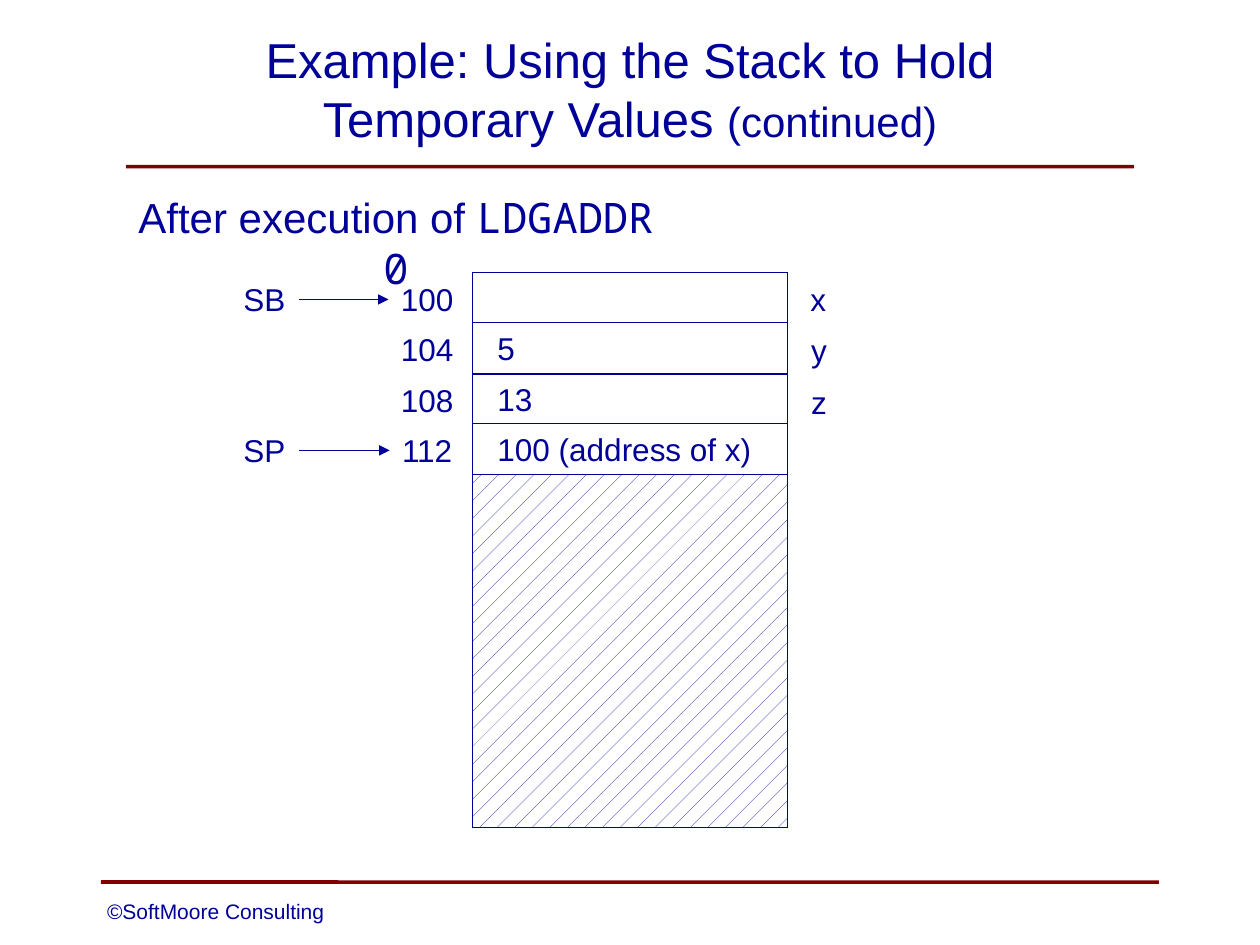
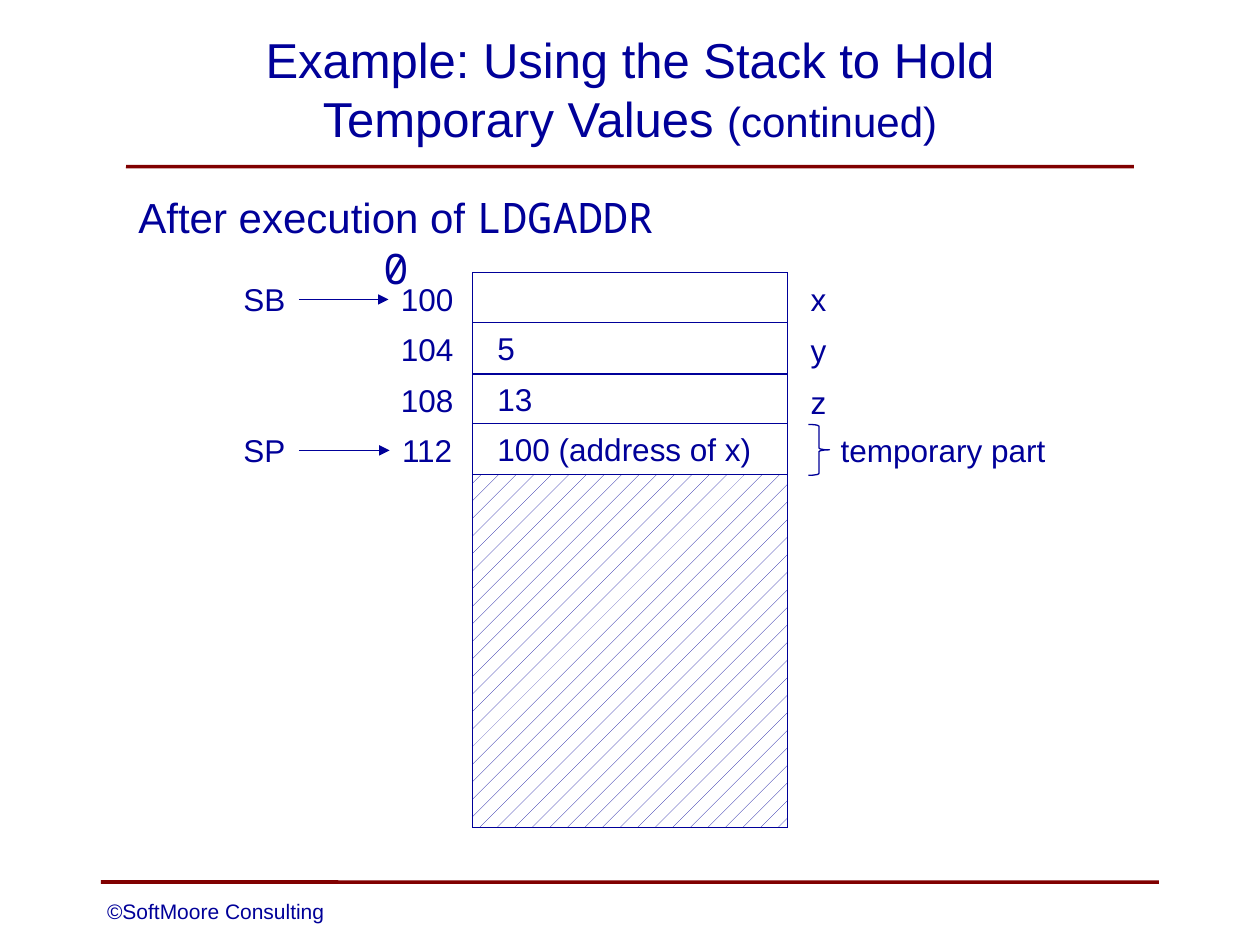
Before and after one commit to SoftMoore/CPRL, a slide deck: slide 19 of PowerPoint Slides/10 - CVM.pptx. Drawn at 1260x945 pixels with LibreOffice and Linux fonts; fonts in the diff are those of the drawing. Boxes give left, top, right and bottom in pixels: in the first picture for what was removed or moved away, otherwise in the second. Text is boxed around its words. In the diff, an @@ line names an element or a change of style, - is before the commit and + after.

Commit message:
added additional details to images showing changes to the temporary part of the run-time stack

```diff
--- a/PowerPoint Slides/10 - CVM.pptx
+++ b/PowerPoint Slides/10 - CVM.pptx
@@ right brace added at (x1=809, y1=425, x2=830, y2=475), outline #000099 0.75 pt @@
@@ text added at (x1=841, y1=441, x2=1045, y2=468), 18 pt, text #000099 @@
+temporary part
```
Also in this commit, not shown: 9 other slides changed, 5 other files.
